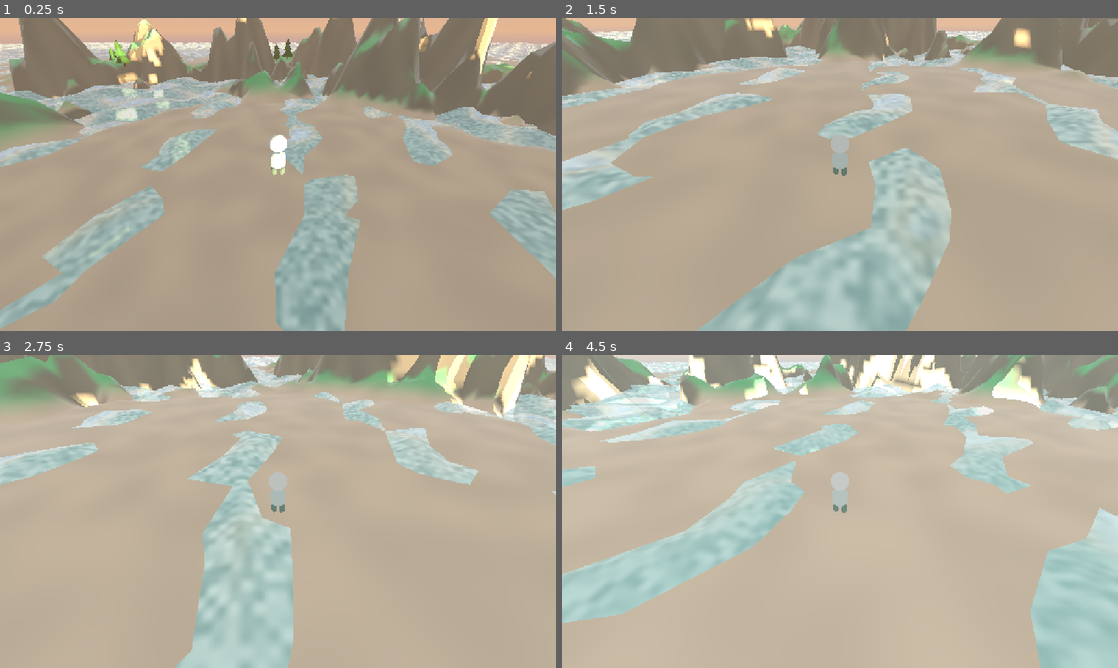
Above: before the commit, frames 1-4 (two rows, left to right).
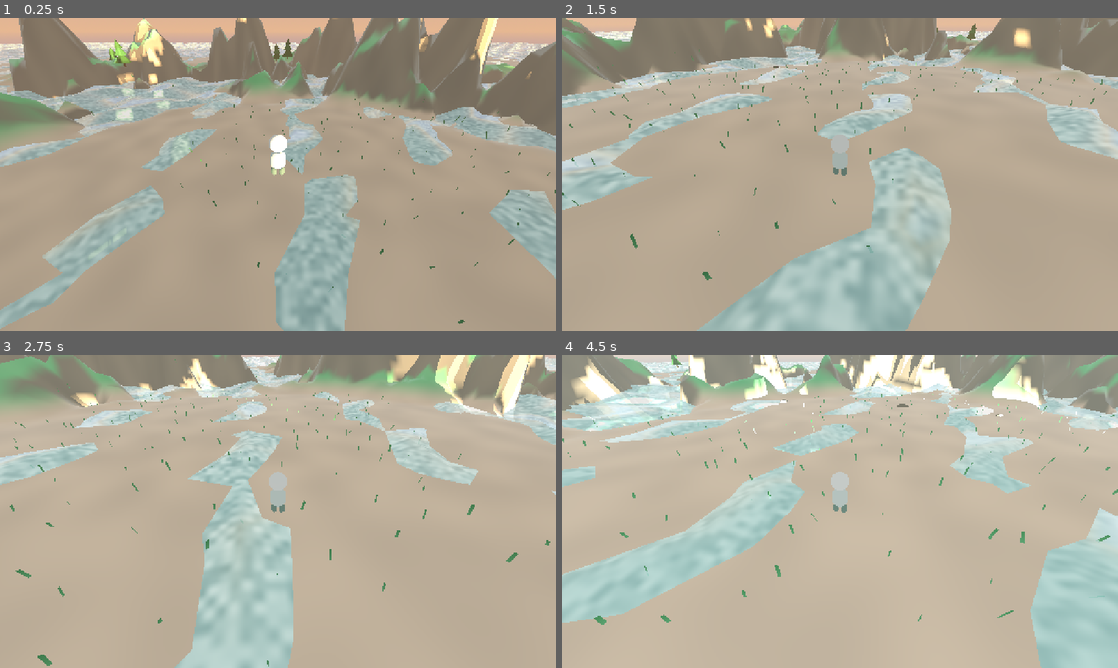
Above: after the commit, the same moments.

Repository: hunterbastian/yama
Game: Godot game, scene res://scenes/main.tscn
The game is run twice, just before and just after one commit, with the same random seed, the same clock (stepped at 60 frames per second) and the same inputs.
Inputs (mouse positions are in pixels of both pictures, inside the frame that each line leads up to):
- Up to frame 1 (0.25 s): no input
- Up to frame 2 (1.5 s): tap Enter at 0.5 s; move the mouse to (867, 174) at 0.52 s; hold R (regenerate) 0.53-1.28 s; hold W (move_forward) from 0.53 s (still down); tap Space (jump) at 0.77 s; move the mouse to (812, 174) at 1.27 s; tap Shift (sprint) at 1.35 s
- Up to frame 3 (2.75 s): keep holding W (move_forward); tap Space (jump) at 1.52 s; move the mouse to (289, 505) at 2.02 s; hold R (regenerate) from 2.03 s (still down)
- Up to frame 4 (4.5 s): keep holding W (move_forward); move the mouse to (834, 517) at 2.77 s; release R (regenerate) at 2.78 s; tap Shift (sprint) at 2.85, 4.35 s; tap Space (jump) at 3.02, 3.77 s; move the mouse to (878, 514) at 3.52 s; hold R (regenerate) 3.53-4.28 s; move the mouse to (795, 508) at 4.27 s

The runs differ from the first frame. In frame 1, 0.3% of the frame differs, in the area x 16-100%, y 11-98%; in frame 2, 0.6%; in frame 3, 0.6%; in frame 4, 0.8%, in the area x 0-100%, y 0-87%.
Error before the commit: Invalid assignment of property or key 'multimesh' with value of type 'MultiMesh' on a base object of type 'null instance'. (res://scripts/scatter.gd:298)

Commit message:
feat: integrate grass into main scene with player push-away
Co-Authored-By: Claude Sonnet 4.6 <noreply@anthropic.com>

Diff:
--- a/scenes/main.tscn
+++ b/scenes/main.tscn
@@ -7,6 +7,7 @@
 [ext_resource type="PackedScene" path="res://scenes/fog.tscn" id="5"]
 [ext_resource type="Script" uid="uid://dvteqnxowr4qw" path="res://scripts/scatter.gd" id="6"]
 [ext_resource type="Shader" uid="uid://d2tqjvd8rahhe" path="res://shaders/foliage.gdshader" id="7"]
+[ext_resource type="Shader" path="res://shaders/grass.gdshader" id="8"]
 
 [sub_resource type="ProceduralSkyMaterial" id="SkyMat"]
 sky_top_color = Color(0.66, 0.85, 0.92, 1)
@@ -59,6 +60,13 @@
 shader_parameter/base_color = Color(0.55, 0.55, 0.48, 1)
 shader_parameter/day_factor = 1.0
 
+[sub_resource type="ShaderMaterial" id="Mat_grass_multi"]
+shader = ExtResource("8")
+shader_parameter/base_color = Color(0.35, 0.70, 0.45, 1)
+shader_parameter/tip_color = Color(0.55, 0.90, 0.65, 1)
+shader_parameter/day_factor = 1.0
+shader_parameter/wind_strength = 0.8
+
 [node name="Main" type="Node3D" unique_id=1957364198]
 script = ExtResource("1")
 
@@ -98,3 +106,8 @@
 
 [node name="RockMesh" type="MultiMeshInstance3D" parent="Scatter" unique_id=2021639399]
 material_override = SubResource("Mat_rock_multi")
+
+[node name="GrassMesh" type="MultiMeshInstance3D" parent="Scatter"]
+material_override = SubResource("Mat_grass_multi")
+visibility_range_end = 40.0
+visibility_range_end_margin = 5.0
--- a/scripts/main.gd
+++ b/scripts/main.gd
@@ -155,6 +155,11 @@
 	# Scatter — day/night sync
 	scatter.update_day_factor(day_factor)
 
+	# Grass — player position for push-away
+	var grass_mat: ShaderMaterial = scatter.get_node("GrassMesh").material_override
+	if grass_mat:
+		grass_mat.set_shader_parameter("player_xz", Vector2(player.global_position.x, player.global_position.z))
+
 	# Sun light
 	var sun_color := NIGHT_SUN.lerp(DAY_SUN, day_factor)
 	sun_color = sun_color.lerp(SUNSET_SUN, sunset_factor * 0.8)
